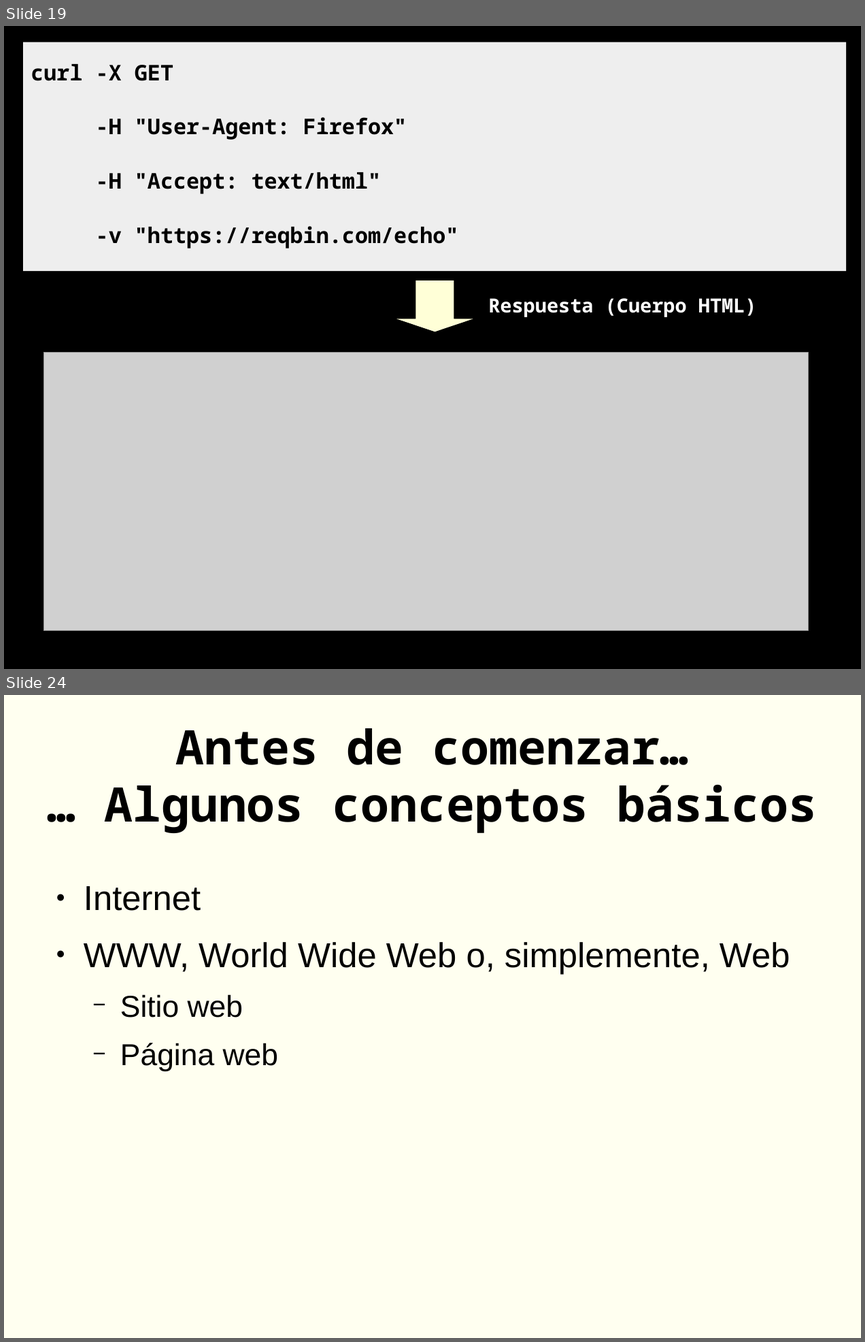
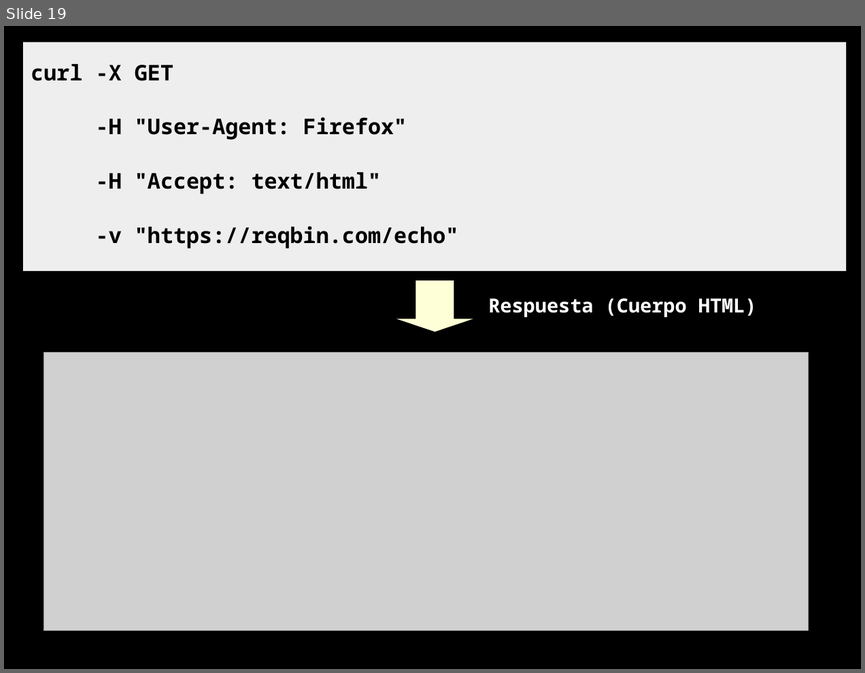
Before and after one commit to rgmf/DWES, a slide deck: 01_arquitectura_web/presentacion/02_protocolo_http.odp. Shown one above the other, each under a label of ours: slides 19 and 24 before the commit, slide 19 after it; the slides between them are not shown. The pictures are 865x1342 and 865x673 pixels, drawn with LibreOffice and Linux fonts; fonts in the diff are those of the drawing; grey boxes stand for pictures. Boxes give left, top, right and bottom in pixels: in the first picture for what was removed or moved away, otherwise in the second. Text is boxed around its words. In the diff, an @@ line names an element or a change of style, - is before the commit and + after.

```diff
--- a/01_arquitectura_web/presentacion/02_protocolo_http.odp
+++ b/01_arquitectura_web/presentacion/02_protocolo_http.odp
@@ slide 24 removed at bbox=[4, 695, 861, 1338], background #FFFFF0 @@
@@ title removed at bbox=[104, 728, 817, 833] @@
-Antes de comenzar…
-… Algunos conceptos básicos
@@ text removed at bbox=[84, 886, 790, 1071] @@
-● Internet
-● WWW, World Wide Web o, simplemente, Web
-  − Sitio web
-  − Página web
```
Also in this commit, not shown: 1 slide changed, 16 other slides removed, 30 other files.
